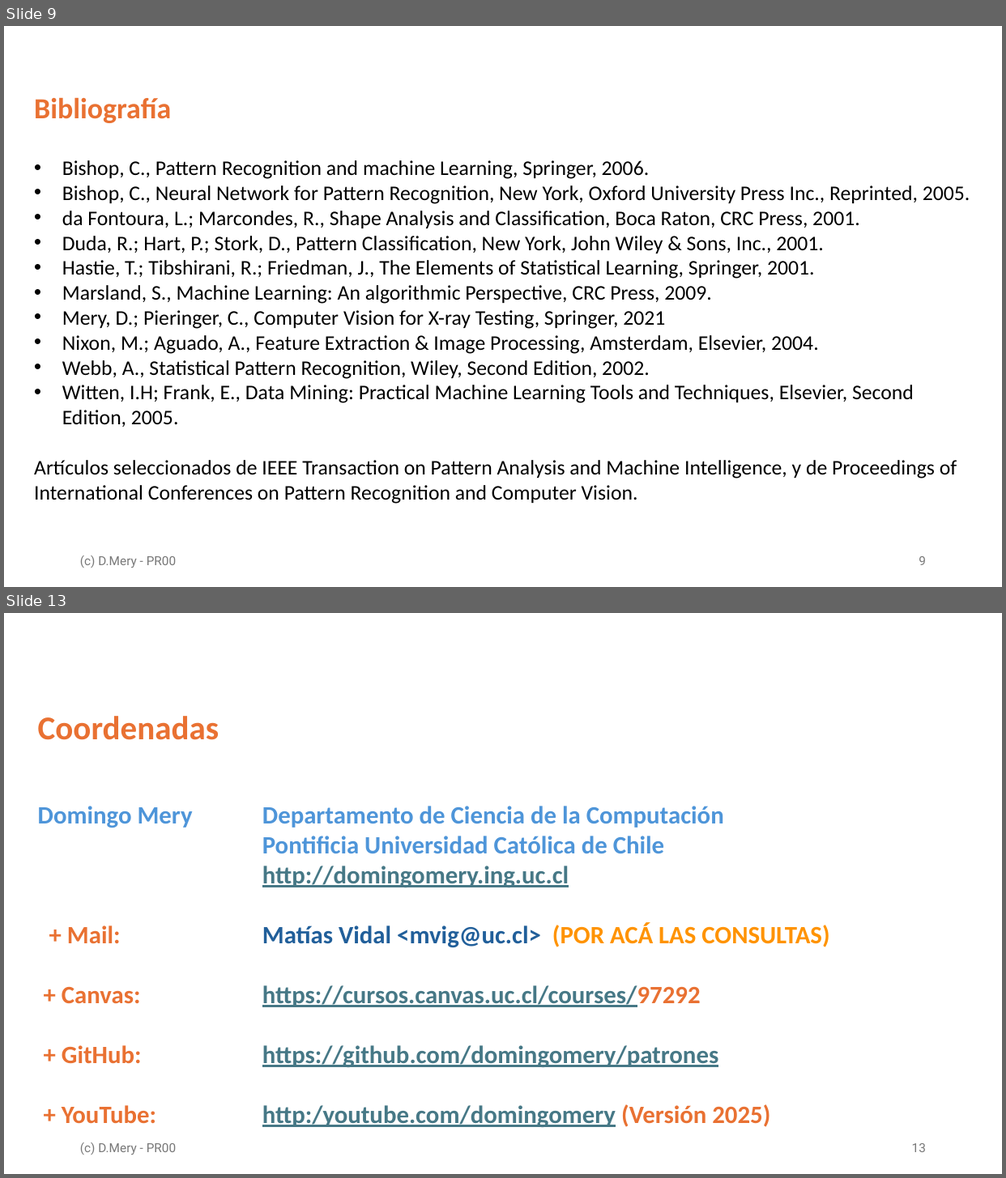
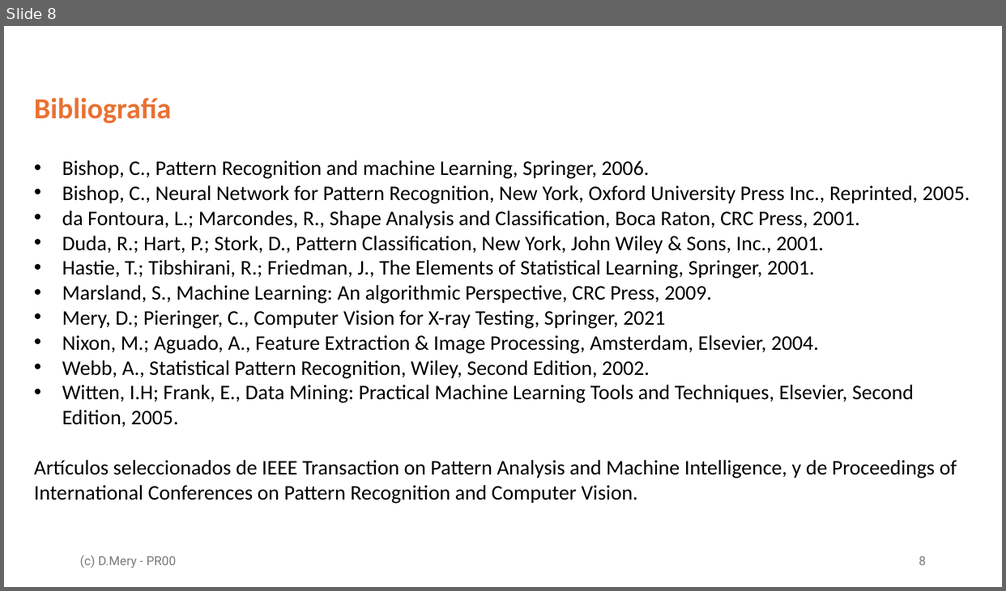
Before and after one commit to domingomery/pr, a slide deck: clases/PR00_Lineas_Generales/presentaciones/pptx/PR00_PresentacionCurso.pptx. Shown one above the other, each under a label of ours: slides 9 and 13 before the commit, slide 8 after it; the slides between them are not shown. The pictures are 1006x1178 and 1006x591 pixels, drawn with LibreOffice and Linux fonts; fonts in the diff are those of the drawing. Boxes give left, top, right and bottom in pixels: in the first picture for what was removed or moved away, otherwise in the second. Text is boxed around its words. In the diff, an @@ line names an element or a change of style, - is before the commit and + after.

```diff
--- a/clases/PR00_Lineas_Generales/presentaciones/pptx/PR00_PresentacionCurso.pptx
+++ b/clases/PR00_Lineas_Generales/presentaciones/pptx/PR00_PresentacionCurso.pptx
@@ slide 13 removed at bbox=[4, 613, 1002, 1174], background #FFFFFF @@
@@ text removed at bbox=[38, 716, 829, 1127] @@
-Coordenadas
-Domingo Mery Departamento de Ciencia de la Computación
-Pontificia Universidad Católica de Chile
-http://domingomery.ing.uc.cl
-+ Mail: Matías Vidal <mvig@uc.cl> (POR ACÁ LAS CONSULTAS)
-+ Canvas: https://cursos.canvas.uc.cl/courses/97292
-+ GitHub: https://github.com/domingomery/patrones
-+ YouTube: http:/youtube.com/domingomery (Versión 2025)
@@ text removed at bbox=[80, 1143, 176, 1155] @@
-(c) D.Mery - PR00
@@ page number removed at bbox=[912, 1144, 926, 1152] @@
-13
@@ what was slide 9 is now slide 8 @@
```
Also in this commit, not shown: 1 slide added, 16 other slides removed, 13 other files.
